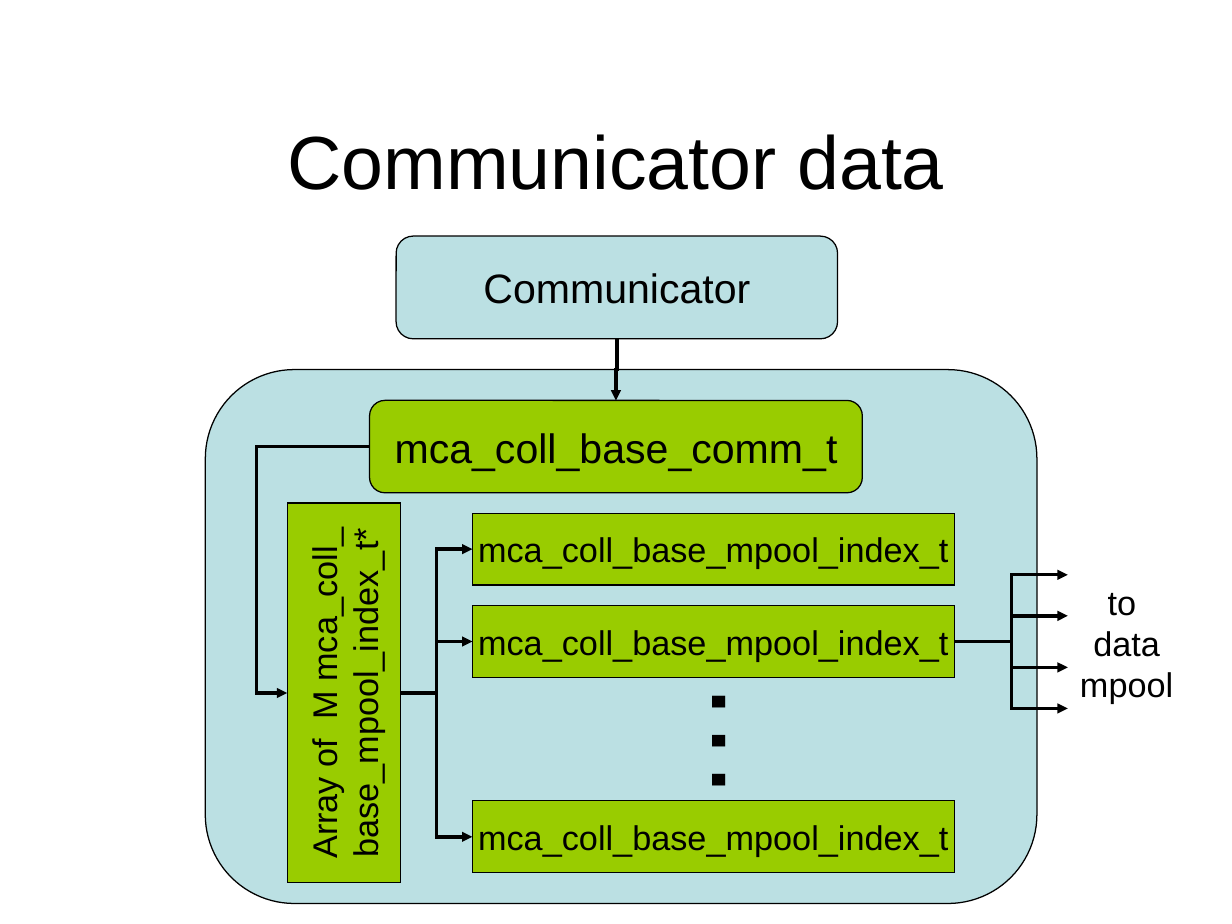
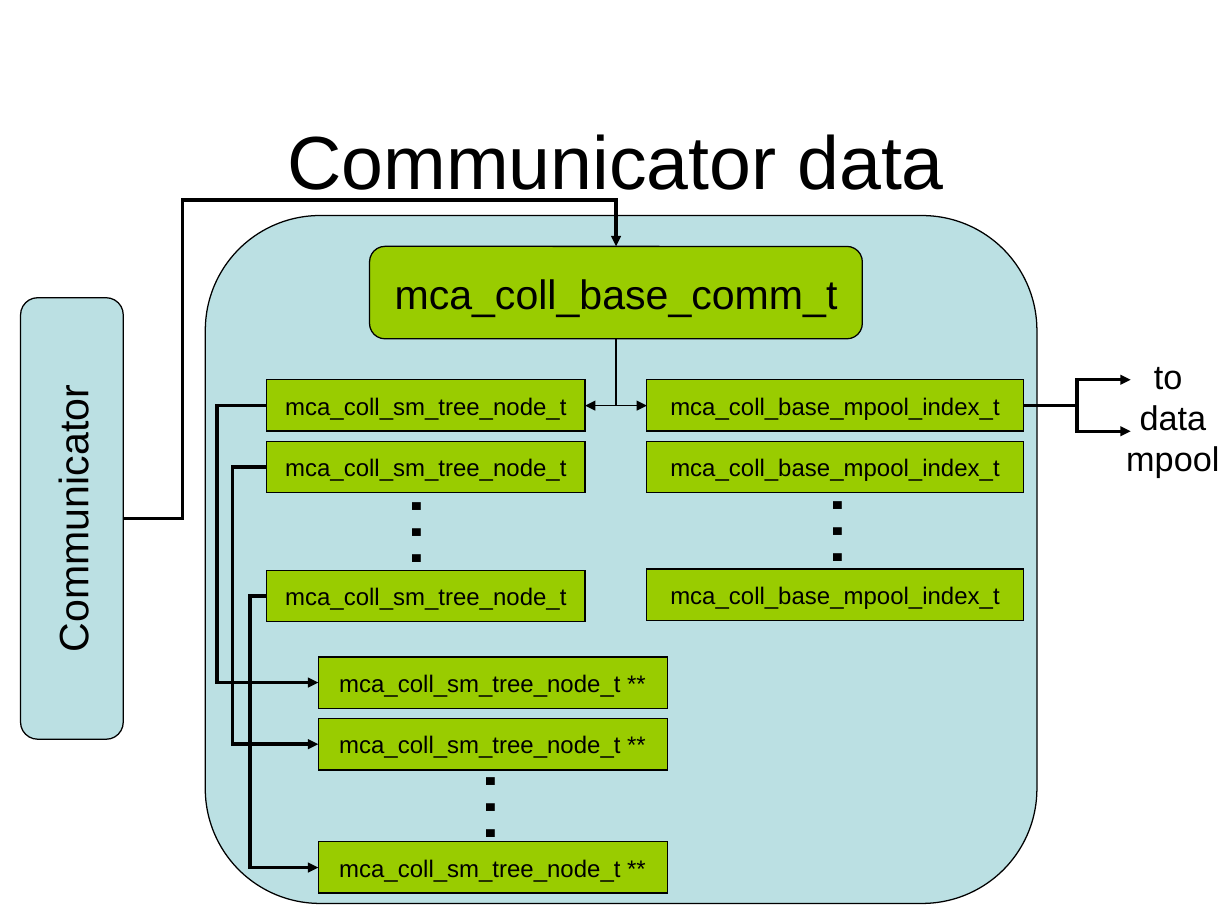
Before and after one commit to open-mpi/ompi, a slide deck: slide 6 of ompi/mca/coll/sm/memory-layout.ppt (slide 5 before the commit). Drawn at 1232x924 pixels with LibreOffice and Linux fonts; fonts in the diff are those of the drawing. Boxes give left, top, right and bottom in pixels: in the first picture for what was removed or moved away, otherwise in the second. Text is boxed around its words. In the diff, an @@ line names an element or a change of style, - is before the commit and + after.

Commit message:
Update data structures
This commit was SVN r7150.

```diff
--- a/ompi/mca/coll/sm/memory-layout.ppt
+++ b/ompi/mca/coll/sm/memory-layout.ppt
@@ elbow arrow added from (123, 519) to (616, 246), #000000 2.01 pt @@
@@ rounded rectangle: place and size @@
-rounded rectangle at bbox=[206, 370, 1037, 903]
+rounded rectangle at bbox=[206, 216, 1037, 903]
@@ rounded rectangle "mca_coll_base_comm_t": place and size @@
-rounded rectangle "mca_coll_base_comm_t" at bbox=[370, 400, 862, 493]
+rounded rectangle "mca_coll_base_comm_t" at bbox=[370, 246, 862, 339]
@@ rounded rectangle "Communicator" at bbox=[20, 298, 123, 739]: rotation 0 to 270 degrees @@
@@ elbow arrow added from (616, 339) to (585, 405), #000000 0.74 pt @@
@@ elbow arrow moved from (617, 339) - (616, 400) to (616, 339) - (647, 405) @@
@@ elbow arrow (616, 339) - (647, 405): stroke #000000 2.01 pt to #000000 0.74 pt @@
@@ text "to": place and size @@
-text "to" at bbox=[1080, 593, 1173, 704]
+text "to" at bbox=[1126, 367, 1219, 478]
@@ rectangle added at bbox=[267, 379, 585, 431], fill #99CC00, outline #000000 0.74 pt, 14 pt, text #000000 @@
+mca_coll_sm_tree_node_t
@@ rectangle "mca_coll_base_mpool_index_t": place and size @@
-rectangle "mca_coll_base_mpool_index_t" at bbox=[472, 606, 955, 678]
+rectangle "mca_coll_base_mpool_index_t" at bbox=[647, 379, 1024, 431]
@@ elbow arrow moved from (955, 642) - (1068, 616) to (1024, 405) - (1131, 379) @@
@@ elbow arrow moved from (370, 446) - (287, 694) to (267, 405) - (318, 683) @@
@@ elbow arrow moved from (955, 642) - (1068, 668) to (1024, 405) - (1131, 431) @@
@@ rectangle added at bbox=[267, 441, 585, 493], fill #99CC00, outline #000000 0.74 pt, 14 pt, text #000000 @@
+mca_coll_sm_tree_node_t
@@ size 20 to 14 pt in 3 elements at bbox=[647, 569, 1024, 621], bbox=[647, 379, 1024, 431], bbox=[647, 441, 1024, 493] @@
@@ rectangle "mca_coll_base_mpool_index_t": place and size @@
-rectangle "mca_coll_base_mpool_index_t" at bbox=[472, 801, 955, 872]
+rectangle "mca_coll_base_mpool_index_t" at bbox=[647, 441, 1024, 493]
@@ elbow arrow moved from (400, 694) - (472, 549) to (267, 467) - (318, 744) @@
@@ text added at bbox=[389, 479, 500, 585], 48 pt, text #000000 @@
+…
@@ text added at bbox=[811, 478, 922, 584], 48 pt, text #000000 @@
+…
@@ rectangle removed at bbox=[287, 504, 400, 883] @@
-Array of M mca_coll_
-base_mpool_index_t*
@@ rectangle "mca_coll_base_mpool_index_t": place and size @@
-rectangle "mca_coll_base_mpool_index_t" at bbox=[472, 514, 955, 585]
+rectangle "mca_coll_base_mpool_index_t" at bbox=[647, 569, 1024, 621]
@@ elbow arrow moved from (400, 692) - (472, 837) to (267, 596) - (318, 867) @@
@@ rectangle added at bbox=[267, 570, 585, 622], fill #99CC00, outline #000000 0.74 pt, 14 pt, text #000000 @@
+mca_coll_sm_tree_node_t
@@ elbow arrow removed from (955, 642) to (1068, 575) @@
@@ rectangle added at bbox=[318, 657, 667, 708], fill #99CC00, outline #000000 0.74 pt, 14 pt, text #000000 @@
+mca_coll_sm_tree_node_t **
@@ elbow arrow removed from (400, 694) to (472, 642) @@
@@ elbow arrow removed from (955, 642) to (1068, 708) @@
@@ text removed at bbox=[681, 668, 841, 816] @@
-…
@@ rectangle added at bbox=[318, 718, 667, 770], fill #99CC00, outline #000000 0.74 pt, 14 pt, text #000000 @@
+mca_coll_sm_tree_node_t **
@@ text added at bbox=[463, 754, 574, 860], 48 pt, text #000000 @@
+…
@@ rectangle added at bbox=[318, 841, 667, 893], fill #99CC00, outline #000000 0.74 pt, 14 pt, text #000000 @@
+mca_coll_sm_tree_node_t **
```
Also in this commit, not shown: 5 other slides changed, 1 slide added, 1 slide removed.
